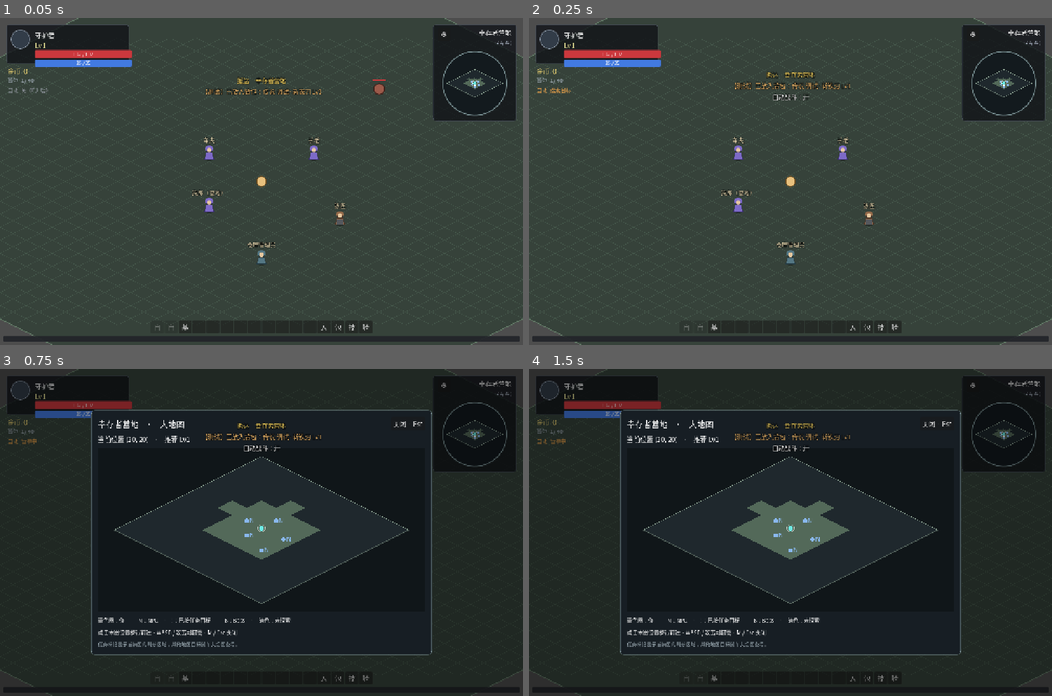
Above: before the commit, frames 1-4 (two rows, left to right).
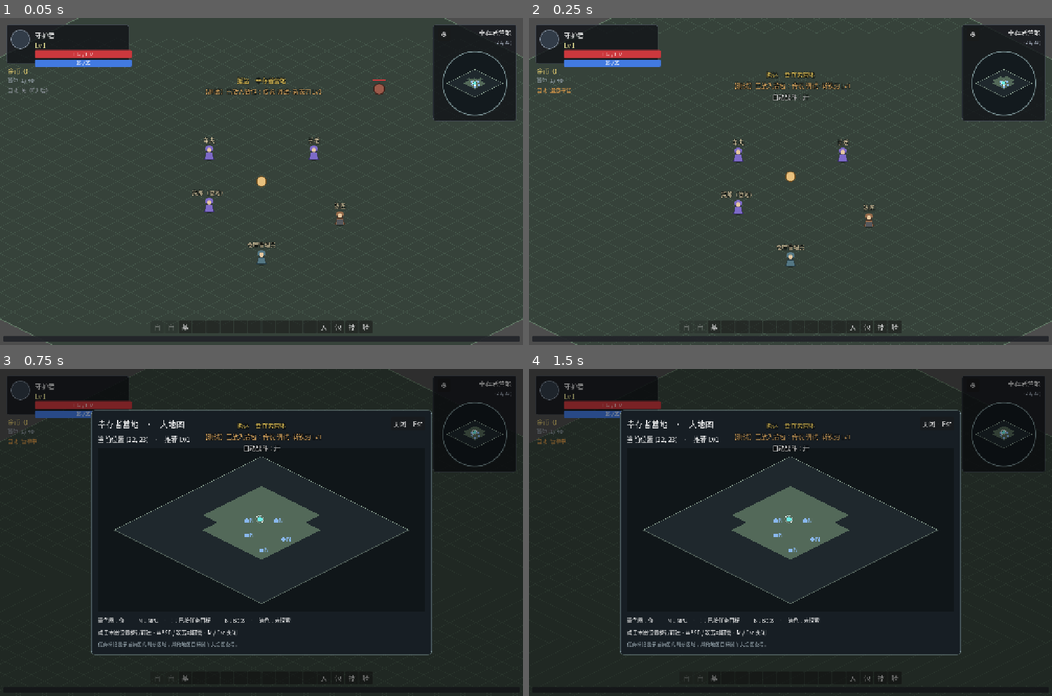
Above: after the commit, the same moments.

Repository: fengcms/DegenerateAge
Game: Godot game, scene res://tests/AutoBattleProbe.tscn
The game is run twice, just before and just after one commit, with the same random seed, the same clock (stepped at 60 frames per second) and the same inputs. This scene is started directly instead of the project's main scene.
Inputs (mouse positions are in pixels of both pictures, inside the frame that each line leads up to):
- Up to frame 1 (0.05 s): no input
- Up to frame 2 (0.25 s): no input
- Up to frame 3 (0.75 s): tap Enter at 0.5 s; drag from (475, 434) to (313, 460) at 0.52 s
- Up to frame 4 (1.5 s): click "⚙" at 1.25 s

Frame 1 is identical in both runs. In frame 2, 0.8% of the frame differs, in the area x 0-100%, y 0-100%; in frame 3, 0.8%; in frame 4, 0.8%.

Commit message:
feat(auto): 无可见怪物时巡游地图寻怪

Diff:
--- a/scripts/systems/auto_battle.gd
+++ b/scripts/systems/auto_battle.gd
@@ -42,6 +42,7 @@
 	RECOVER,
 	MANUAL_OVERRIDE,
 	BLOCKED,
+	ROAM,
 }
 
 # ---- 节流与阈值（初始参数，试玩校准）----
@@ -56,6 +57,8 @@
 const LOOT_SEARCH_RADIUS := 6.0        # 顺路拾取搜索半径（格）
 const LOOT_ARRIVE_EPS := 6.0           # 判定「已抵达掉落物」（px；≤1.5 格由 GroundItem 自动入包）
 const STOP_GAP := 8.0                  # 攻击范围内提前停步（px，避免与目标互相顶开）
+const ROAM_GRID_STEP := 7               # 巡游采样间隔（格），往返覆盖地图有效区域
+const ROAM_ARRIVE_EPS := 12.0
 ## 喝药阈值兜底值（3.14 设置项）。正式取值一律读 `GameState.settings.potionThreshold`，
 ## 本常量仅在该字段缺失时生效——避免「常量 + 设置」两个事实源（M2.5 收敛，见工程文档 12 §3.4）。
 const DEFAULT_POTION_THRESHOLD := 0.35
@@ -81,6 +84,11 @@
 var _manual_t: float = 0.0
 var _danger_t: float = 0.0
 var _background: bool = false
+var _roam_points: Array[Vector2] = []
+var _roam_index: int = -1
+var _roam_last_dist := INF
+var _roam_stuck_t := 0.0
+var _roam_stuck_count := 0
 
 ## instance_id → 剩余秒数（短期黑名单，3.14 ①）
 var _blacklist: Dictionary = {}
@@ -101,9 +109,11 @@
 		_stuck_count = 0
 		_last_dist = INF
 		_blacklist.clear()
+		_roam_index = -1
 	else:
 		_target = null
 		_loot = null
+		_roam_index = -1
 
 func _notification(what: int) -> void:
 	# 应用失去焦点（切到后台）→ 停决策（3.14 ⑥）
@@ -162,6 +172,7 @@
 	_player.set_auto_move(Vector2.ZERO)
 	_target = null
 	_loot = null
+	_roam_index = -1
 	_manual_t = MANUAL_RESUME_DELAY if GameState.auto_battle_on else 0.0
 	if GameState.auto_battle_on:
 		_set_state(State.MANUAL_OVERRIDE, "手动接管 · 操作结束后恢复")
@@ -196,21 +207,20 @@
 		_stuck_count = 0
 
 	if _target == null:
-		_set_state(State.SEARCH_TARGET)
 		_search_t = maxf(0.0, _search_t - delta)
 		if _search_t <= 0.0:
 			_search_t = SEARCH_INTERVAL
 			_target = _find_target()
 			if _target != null:
+				_roam_index = -1
 				_player.select_target(_target as Node2D, _player.target_is_manual and _player.locked_target == _target)
 				_last_dist = INF
 				_stuck_count = 0
 		if _target == null:
 			# 无怪可打 → 自动拾取（9.9：G 仅控制自动战斗时是否顺路拾取）
-			if GameState.auto_pickup_on:
-				_tick_loot()
-			else:
-				_player.set_auto_move(Vector2.ZERO)
+			if GameState.auto_pickup_on and _tick_loot():
+				return
+			_tick_roam(delta)
 		return
 
 	var target2d := _target as Node2D
@@ -307,7 +317,7 @@
 			best = gi
 	return best
 
-func _tick_loot() -> void:
+func _tick_loot() -> bool:
 	if _loot != null and (not is_instance_valid(_loot)
 			or (_loot as GroundItem).item.is_empty() or not _can_pick(_loot as GroundItem)):
 		_loot = null
@@ -315,15 +325,80 @@
 		_set_state(State.SEARCH_LOOT)
 		_loot = _find_loot()
 		if _loot == null:
-			_player.set_auto_move(Vector2.ZERO)   # 附近无可拾取物 → 待机，不循环重试
-			return
+			return false
 	var d := _player.global_position.distance_to((_loot as Node2D).global_position)
 	if d <= LOOT_ARRIVE_EPS:
 		_player.set_auto_move(Vector2.ZERO)
 		_set_state(State.PICK_UP)                 # 进入 1.5 格后由 GroundItem 自动入包（9.9）
-		return
+		return true
 	_set_state(State.PATH_TO_LOOT)
 	_player.set_auto_move(((_loot as Node2D).global_position - _player.global_position).normalized())
+	return true
+
+## 无可见怪物时按地图有效格往返巡游；每个物理帧仍走上方的节流搜怪。
+func _tick_roam(delta: float) -> void:
+	if _roam_points.is_empty():
+		_build_roam_points()
+	if _roam_points.is_empty():
+		_player.set_auto_move(Vector2.ZERO)
+		_set_state(State.SEARCH_TARGET)
+		return
+	if _roam_index < 0:
+		var nearest := INF
+		for i in range(_roam_points.size()):
+			var d := _player.global_position.distance_squared_to(_roam_points[i])
+			if d < nearest:
+				nearest = d
+				_roam_index = i
+		_reset_roam_progress()
+	var point := _roam_points[_roam_index]
+	var dist := _player.global_position.distance_to(point)
+	if dist <= ROAM_ARRIVE_EPS:
+		_advance_roam()
+		point = _roam_points[_roam_index]
+		dist = _player.global_position.distance_to(point)
+	_roam_stuck_t += delta
+	if _roam_stuck_t >= STUCK_INTERVAL:
+		_roam_stuck_t = 0.0
+		_roam_stuck_count = _roam_stuck_count + 1 if _roam_last_dist - dist < STUCK_PROGRESS_EPS else 0
+		_roam_last_dist = dist
+		if _roam_stuck_count >= STUCK_LIMIT:
+			_advance_roam()
+			point = _roam_points[_roam_index]
+	_player.set_auto_move(_player.global_position.direction_to(point))
+	_set_state(State.ROAM)
+
+func _build_roam_points() -> void:
+	_roam_points.clear()
+	var world := get_tree().get_first_node_in_group("map_world")
+	if world == null:
+		return
+	var ground := world.get_node_or_null("Ground") as IsoGround
+	if ground == null:
+		return
+	var xs: Array[int] = []
+	var ys: Array[int] = []
+	for x in range(2, maxi(3, ground.grid_size.x - 2), ROAM_GRID_STEP):
+		xs.append(x)
+	for y in range(2, maxi(3, ground.grid_size.y - 2), ROAM_GRID_STEP):
+		ys.append(y)
+	if xs.is_empty() or xs.back() != ground.grid_size.x - 3:
+		xs.append(maxi(2, ground.grid_size.x - 3))
+	if ys.is_empty() or ys.back() != ground.grid_size.y - 3:
+		ys.append(maxi(2, ground.grid_size.y - 3))
+	for row in range(ys.size()):
+		for col in range(xs.size()):
+			var x: int = xs[col] if row % 2 == 0 else xs[xs.size() - col - 1]
+			_roam_points.append(ground.clamp_to_map(Iso.grid_to_world(Vector2i(x, ys[row]))))
+
+func _advance_roam() -> void:
+	_roam_index = (_roam_index + 1) % _roam_points.size()
+	_reset_roam_progress()
+
+func _reset_roam_progress() -> void:
+	_roam_last_dist = INF
+	_roam_stuck_t = 0.0
+	_roam_stuck_count = 0
 
 ## T10：该掉落物当前是否可被拾取（背包满则不可，避免无限拾取满背包）。
 func _can_pick(gi: GroundItem) -> bool:
@@ -424,6 +499,8 @@
 			return "手动接管"
 		State.BLOCKED:
 			return "受阻改选"
+		State.ROAM:
+			return "漫游寻怪"
 		_:
 			return "未知"
 
